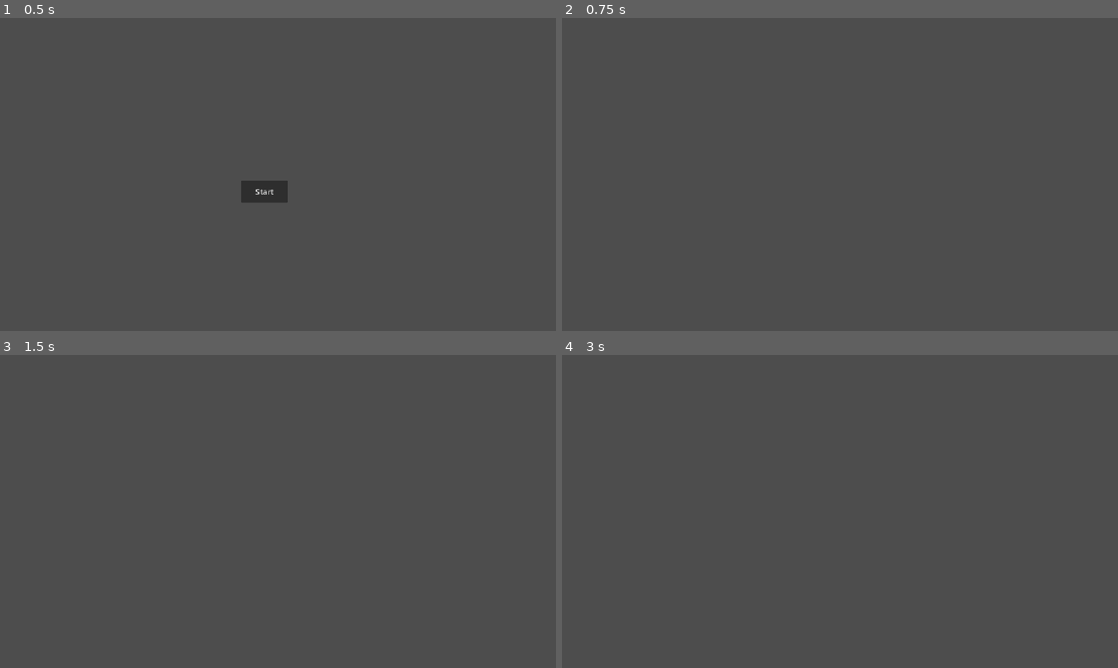
Above: before the commit, frames 1-4 (two rows, left to right).
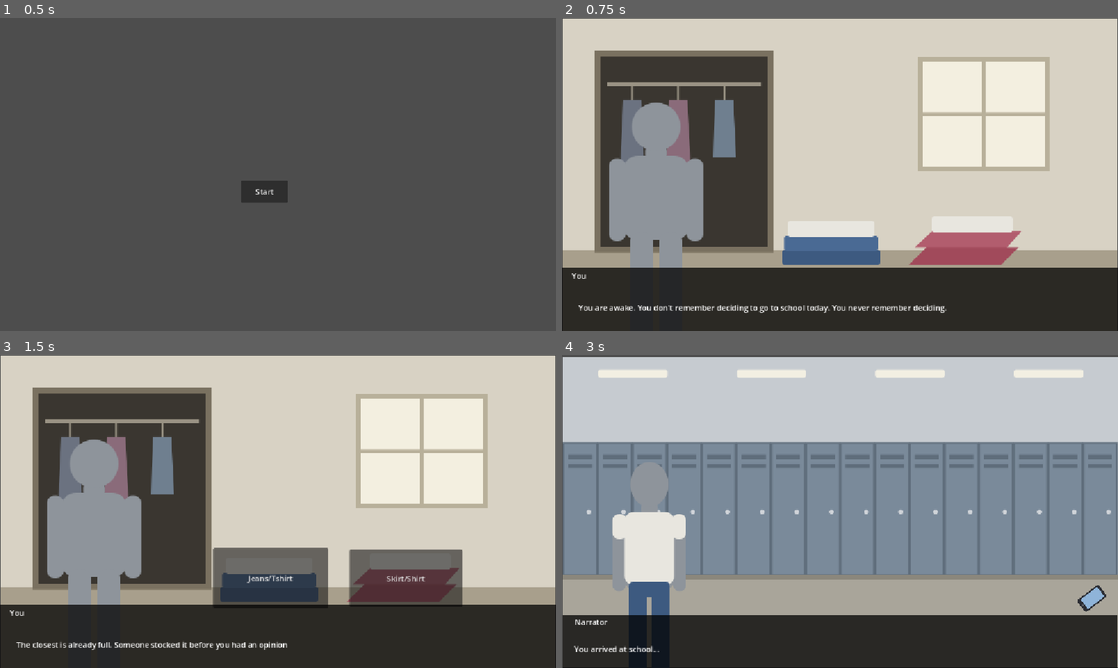
Above: after the commit, the same moments.

Repository: Samsong1018/philosophy
Game: Godot game, scene res://Scenes/main_screen.tscn
Same seed, same stepped clock (60 frames per second), same inputs: the game is played once before the commit and once after it.
Inputs (mouse positions are in pixels of both pictures, inside the frame that each line leads up to):
- Up to frame 1 (0.5 s): no input
- Up to frame 2 (0.75 s): click "Start" at 0.5 s
- Up to frame 3 (1.5 s): tap Enter (ui_accept) at 1.25, 1.35 s
- Up to frame 4 (3 s): tap Enter (ui_accept) at 1.52, 1.82, 2.75, 2.85 s; click (834, 577) at 2 s, where only the run after the commit has a clickable "Jeans/Tshirt"

Frame 1 is identical in both runs. In frame 2, 99% of the frame differs, in the area x 0-100%, y 0-100%; in frame 3, 98%; in frame 4, 99%.

Commit message:
Scenes 1-3

Diff:
--- /dev/null
+++ b/Assets/bg_bathroom_hall_open_boys.svg
@@ -0,0 +1,30 @@
+<svg xmlns="http://www.w3.org/2000/svg" viewBox="0 0 960 540" width="960" height="540">
+<rect width="960" height="540" fill="#d9dde0"/>
+<rect y="0" width="960" height="120" fill="#c6cbd0"/>
+<rect y="410" width="960" height="130" fill="#a9a59a"/>
+<rect y="410" width="960" height="8" fill="#8b877c"/>
+<polygon points="544,410 706,410 780,500 470,500" fill="#f6efcf" opacity="0.35"/>
+<rect x="250" y="120" width="170" height="290" rx="6" fill="#8aa0b5" stroke="#4b5560" stroke-width="6"/>
+<rect x="285" y="150" width="100" height="40" rx="4" fill="#f3f1ea" stroke="#4b5560" stroke-width="3"/>
+<text x="335" y="179" font-family="Arial, sans-serif" font-size="22" font-weight="700" text-anchor="middle" fill="#2b2d33">GIRLS</text>
+<circle cx="395" cy="275" r="7" fill="#d0d4d9"/>
+<rect x="540" y="120" width="170" height="290" fill="#dfe5e8"/>
+<g stroke="#c3ccd1" stroke-width="1.5"><path d="M568 134 L568 378" /><path d="M596 134 L596 378" /><path d="M624 134 L624 378" /><path d="M652 134 L652 378" /><path d="M680 134 L680 378" /><path d="M708 134 L708 378" /><path d="M540 162 L710 162" /><path d="M540 190 L710 190" /><path d="M540 218 L710 218" /><path d="M540 246 L710 246" /><path d="M540 274 L710 274" /><path d="M540 302 L710 302" /><path d="M540 330 L710 330" /><path d="M540 358 L710 358" /></g>
+<rect x="540" y="120" width="170" height="14" fill="#c6cdd2"/>
+<rect x="570" y="124" width="110" height="6" rx="3" fill="#fbf8ea"/>
+<rect x="575" y="150" width="100" height="90" rx="4" fill="#bcd3e3" stroke="#8a9aa6" stroke-width="6"/>
+<path d="M595 236 L635 154" stroke="#e4f0f8" stroke-width="8" opacity="0.7"/>
+<path d="M625 236 L650 184" stroke="#e4f0f8" stroke-width="5" opacity="0.7"/>
+<rect x="622" y="262" width="6" height="26" fill="#9aa4aa"/>
+<rect x="616" y="258" width="22" height="6" rx="3" fill="#9aa4aa"/>
+<ellipse cx="625" cy="294" rx="40" ry="9" fill="#eef2f4" stroke="#aeb6bc" stroke-width="2"/>
+<rect x="560" y="300" width="130" height="16" rx="3" fill="#aeb6bc"/>
+<rect x="570" y="316" width="110" height="62" fill="#c4cbd0"/>
+<rect x="622" y="316" width="6" height="62" fill="#aeb6bc"/>
+<rect x="540" y="378" width="170" height="32" fill="#b7b5aa"/>
+<path d="M540 394 L710 394" stroke="#a3a196" stroke-width="2"/><rect x="696" y="120" width="14" height="290" fill="#000" opacity="0.14"/><rect x="540" y="120" width="170" height="290" fill="none" stroke="#4b5560" stroke-width="6"/>
+<polygon points="710,120 756,98 756,434 710,410" fill="#7d93a8" stroke="#4b5560" stroke-width="6" stroke-linejoin="round"/>
+<circle cx="746" cy="270" r="5" fill="#d0d4d9"/>
+<rect x="575" y="66" width="100" height="34" rx="4" fill="#f3f1ea" stroke="#4b5560" stroke-width="3"/>
+<text x="625" y="90" font-family="Arial, sans-serif" font-size="20" font-weight="700" text-anchor="middle" fill="#2b2d33">BOYS</text>
+</svg>
--- /dev/null
+++ b/Assets/bg_bathroom_hall_open_girls.svg
@@ -0,0 +1,30 @@
+<svg xmlns="http://www.w3.org/2000/svg" viewBox="0 0 960 540" width="960" height="540">
+<rect width="960" height="540" fill="#d9dde0"/>
+<rect y="0" width="960" height="120" fill="#c6cbd0"/>
+<rect y="410" width="960" height="130" fill="#a9a59a"/>
+<rect y="410" width="960" height="8" fill="#8b877c"/>
+<polygon points="254,410 416,410 490,500 180,500" fill="#f6efcf" opacity="0.35"/>
+<rect x="540" y="120" width="170" height="290" rx="6" fill="#8aa0b5" stroke="#4b5560" stroke-width="6"/>
+<rect x="575" y="150" width="100" height="40" rx="4" fill="#f3f1ea" stroke="#4b5560" stroke-width="3"/>
+<text x="625" y="179" font-family="Arial, sans-serif" font-size="22" font-weight="700" text-anchor="middle" fill="#2b2d33">BOYS</text>
+<circle cx="685" cy="275" r="7" fill="#d0d4d9"/>
+<rect x="250" y="120" width="170" height="290" fill="#dfe5e8"/>
+<g stroke="#c3ccd1" stroke-width="1.5"><path d="M278 134 L278 378" /><path d="M306 134 L306 378" /><path d="M334 134 L334 378" /><path d="M362 134 L362 378" /><path d="M390 134 L390 378" /><path d="M418 134 L418 378" /><path d="M250 162 L420 162" /><path d="M250 190 L420 190" /><path d="M250 218 L420 218" /><path d="M250 246 L420 246" /><path d="M250 274 L420 274" /><path d="M250 302 L420 302" /><path d="M250 330 L420 330" /><path d="M250 358 L420 358" /></g>
+<rect x="250" y="120" width="170" height="14" fill="#c6cdd2"/>
+<rect x="280" y="124" width="110" height="6" rx="3" fill="#fbf8ea"/>
+<rect x="285" y="150" width="100" height="90" rx="4" fill="#bcd3e3" stroke="#8a9aa6" stroke-width="6"/>
+<path d="M305 236 L345 154" stroke="#e4f0f8" stroke-width="8" opacity="0.7"/>
+<path d="M335 236 L360 184" stroke="#e4f0f8" stroke-width="5" opacity="0.7"/>
+<rect x="332" y="262" width="6" height="26" fill="#9aa4aa"/>
+<rect x="326" y="258" width="22" height="6" rx="3" fill="#9aa4aa"/>
+<ellipse cx="335" cy="294" rx="40" ry="9" fill="#eef2f4" stroke="#aeb6bc" stroke-width="2"/>
+<rect x="270" y="300" width="130" height="16" rx="3" fill="#aeb6bc"/>
+<rect x="280" y="316" width="110" height="62" fill="#c4cbd0"/>
+<rect x="332" y="316" width="6" height="62" fill="#aeb6bc"/>
+<rect x="250" y="378" width="170" height="32" fill="#b7b5aa"/>
+<path d="M250 394 L420 394" stroke="#a3a196" stroke-width="2"/><rect x="250" y="120" width="14" height="290" fill="#000" opacity="0.14"/><rect x="250" y="120" width="170" height="290" fill="none" stroke="#4b5560" stroke-width="6"/>
+<polygon points="250,120 204,98 204,434 250,410" fill="#7d93a8" stroke="#4b5560" stroke-width="6" stroke-linejoin="round"/>
+<circle cx="214" cy="270" r="5" fill="#d0d4d9"/>
+<rect x="285" y="66" width="100" height="34" rx="4" fill="#f3f1ea" stroke="#4b5560" stroke-width="3"/>
+<text x="335" y="90" font-family="Arial, sans-serif" font-size="20" font-weight="700" text-anchor="middle" fill="#2b2d33">GIRLS</text>
+</svg>
--- a/Scenes/scene_one.tscn
+++ b/Scenes/scene_one.tscn
@@ -1,7 +1,64 @@
 [gd_scene format=3 uid="uid://cf2bs030qnupi"]
 
+[ext_resource type="Texture2D" uid="uid://kwbnh66stwpt" path="res://Assets/bg_closet.svg" id="1_n8bq1"]
+[ext_resource type="Script" uid="uid://cegrbm4vpn8c4" path="res://Scripts/scene_one.gd" id="1_q4gya"]
+[ext_resource type="Texture2D" uid="uid://mmcqr1nrl2sj" path="res://Assets/char_player_base.svg" id="2_q4gya"]
+
 [node name="scene_one" type="Node2D" unique_id=871802485]
+script = ExtResource("1_q4gya")
 
 [node name="Background" type="Sprite2D" parent="." unique_id=593635856]
+position = Vector2(575.5, 324.5)
+scale = Vector2(1.1947917, 1.1944444)
+texture = ExtResource("1_n8bq1")
 
-[node name="Player" type="Sprite2D" parent="." unique_id=1071066252]
+[node name="Player" type="Node2D" parent="." unique_id=311124612]
+position = Vector2(195, 420)
+scale = Vector2(1.58, 1.3166667)
+
+[node name="Body" type="Sprite2D" parent="Player" unique_id=1071066252]
+texture = ExtResource("2_q4gya")
+
+[node name="Clothes" type="Sprite2D" parent="Player" unique_id=617882613]
+
+[node name="masculine" type="Button" parent="." unique_id=1521302358]
+visible = false
+offset_left = 442.0
+offset_top = 400.0
+offset_right = 680.0
+offset_bottom = 524.0
+text = "Jeans/Tshirt"
+
+[node name="feminine" type="Button" parent="." unique_id=1134397912]
+visible = false
+offset_left = 724.0
+offset_top = 403.0
+offset_right = 958.0
+offset_bottom = 522.0
+text = "Skirt/Shirt"
+
+[node name="TextBox" type="ColorRect" parent="." unique_id=642537520]
+offset_top = 517.0
+offset_right = 1155.0
+offset_bottom = 650.0
+color = Color(0, 0, 0, 0.7411765)
+
+[node name="Label" type="Label" parent="TextBox" unique_id=1569217652]
+layout_mode = 0
+offset_left = 34.0
+offset_top = 37.0
+offset_right = 1134.0
+offset_bottom = 129.0
+text = "You are awake. You don't remember deciding to go to school today. You never remember deciding. "
+vertical_alignment = 1
+
+[node name="Speaker" type="Label" parent="TextBox" unique_id=1605352181]
+layout_mode = 0
+offset_left = 20.0
+offset_right = 921.0
+offset_bottom = 34.0
+text = "You"
+vertical_alignment = 1
+
+[connection signal="pressed" from="masculine" to="." method="_on_masculine_pressed"]
+[connection signal="pressed" from="feminine" to="." method="_on_feminine_pressed"]
--- /dev/null
+++ b/Scenes/scene_three.tscn
@@ -0,0 +1,56 @@
+[gd_scene format=3 uid="uid://holpdnvc3k2q"]
+
+[ext_resource type="Texture2D" uid="uid://0vdhjpmn2jpj" path="res://Assets/bg_bathroom_hall.svg" id="1_31ute"]
+[ext_resource type="Script" uid="uid://b87nwty5njk0h" path="res://Scripts/scene_three.gd" id="1_th6ih"]
+
+[node name="scene_three" type="Node2D" unique_id=1924177092]
+script = ExtResource("1_th6ih")
+
+[node name="Background" type="Sprite2D" parent="." unique_id=2120329737]
+position = Vector2(575, 325)
+scale = Vector2(1.1979166, 1.2)
+texture = ExtResource("1_31ute")
+
+[node name="TextBox" type="ColorRect" parent="." unique_id=1692238831]
+offset_left = -2.0
+offset_top = 511.0
+offset_right = 1148.0
+offset_bottom = 651.0
+color = Color(0, 0, 0, 0.75686276)
+
+[node name="Speaker" type="Label" parent="TextBox" unique_id=1294682850]
+layout_mode = 0
+offset_left = 24.0
+offset_top = 6.0
+offset_right = 94.0
+offset_bottom = 47.0
+text = "You"
+vertical_alignment = 1
+
+[node name="Text" type="Label" parent="TextBox" unique_id=450103850]
+layout_mode = 0
+offset_left = 19.0
+offset_top = 52.0
+offset_right = 1123.0
+offset_bottom = 139.0
+text = "I kind of need to use the bathroom... "
+vertical_alignment = 1
+
+[node name="Options" type="Node2D" parent="." unique_id=1134118807]
+
+[node name="Girls" type="Button" parent="Options" unique_id=1721740768]
+offset_left = 293.0
+offset_top = 139.0
+offset_right = 508.0
+offset_bottom = 497.0
+text = "Girls"
+
+[node name="Boys" type="Button" parent="Options" unique_id=104881656]
+offset_left = 645.0
+offset_top = 140.0
+offset_right = 855.0
+offset_bottom = 500.0
+text = "Boys"
+
+[connection signal="pressed" from="Options/Girls" to="." method="_on_girls_pressed"]
+[connection signal="pressed" from="Options/Boys" to="." method="_on_boys_pressed"]
--- /dev/null
+++ b/Scenes/scene_two.tscn
@@ -0,0 +1,136 @@
+[gd_scene format=3 uid="uid://ce2pojaw06ydn"]
+
+[ext_resource type="Script" uid="uid://bv52axsuv2n77" path="res://Scripts/scene_two.gd" id="1_7lx62"]
+[ext_resource type="Texture2D" uid="uid://b0dso3peevpah" path="res://Assets/bg_hallway.svg" id="1_21odi"]
+[ext_resource type="Texture2D" uid="uid://mmcqr1nrl2sj" path="res://Assets/char_player_base.svg" id="2_77a3f"]
+[ext_resource type="Texture2D" uid="uid://bsl1arl7i547b" path="res://Assets/char_dev.svg" id="4_3iljs"]
+[ext_resource type="Texture2D" uid="uid://sauqp0edcsq7" path="res://Assets/prop_phone.svg" id="5_i1xeg"]
+
+[node name="scene_two" type="Node2D" unique_id=876945121]
+script = ExtResource("1_7lx62")
+
+[node name="background" type="Sprite2D" parent="." unique_id=952574972]
+position = Vector2(577.5, 325)
+scale = Vector2(1.196875, 1.1888889)
+texture = ExtResource("1_21odi")
+
+[node name="player" type="Node2D" parent="." unique_id=1993525040]
+position = Vector2(181, 449.99997)
+scale = Vector2(1.23, 1.23)
+
+[node name="body" type="Sprite2D" parent="player" unique_id=612989358]
+texture = ExtResource("2_77a3f")
+
+[node name="clothes" type="Sprite2D" parent="player" unique_id=1827190839]
+
+[node name="dev" type="Node2D" parent="." unique_id=73116987]
+visible = false
+position = Vector2(908, 456)
+scale = Vector2(1.23, 1.23)
+
+[node name="Sprite2D" type="Sprite2D" parent="dev" unique_id=1108160710]
+texture = ExtResource("4_3iljs")
+
+[node name="TextBox" type="ColorRect" parent="." unique_id=410154455]
+offset_left = 3.0
+offset_top = 538.0
+offset_right = 1150.0
+offset_bottom = 648.0
+color = Color(0, 0, 0, 0.75686276)
+
+[node name="Speaker" type="Label" parent="TextBox" unique_id=1792888272]
+layout_mode = 0
+offset_left = 23.0
+offset_right = 1115.0
+offset_bottom = 29.0
+text = "Narrator"
+vertical_alignment = 1
+
+[node name="Text" type="Label" parent="TextBox" unique_id=847709642]
+layout_mode = 0
+offset_left = 22.0
+offset_top = 32.0
+offset_right = 1120.0
+offset_bottom = 109.0
+text = "You arrived at school..."
+vertical_alignment = 1
+
+[node name="responses" type="Node2D" parent="TextBox" unique_id=1734878662]
+position = Vector2(397, 57)
+
+[node name="confirm" type="Button" parent="TextBox/responses" unique_id=1401584064]
+visible = false
+offset_right = 8.0
+offset_bottom = 8.0
+text = "> Yeah."
+
+[node name="deny" type="Button" parent="TextBox/responses" unique_id=2084032138]
+visible = false
+offset_left = 152.0
+offset_top = -1.0
+offset_right = 328.0
+offset_bottom = 30.0
+text = "> Why does it matter?"
+
+[node name="deflect" type="Button" parent="TextBox/responses" unique_id=194528270]
+visible = false
+offset_left = 410.0
+offset_top = -1.0
+offset_right = 607.0
+offset_bottom = 30.0
+text = "> Depends who's asking."
+
+[node name="Yes" type="Button" parent="TextBox/responses" unique_id=113082448]
+visible = false
+offset_left = 129.0
+offset_top = 1.0
+offset_right = 248.0
+offset_bottom = 32.0
+text = "Yes"
+
+[node name="No" type="Button" parent="TextBox/responses" unique_id=138242255]
+visible = false
+offset_left = 288.0
+offset_top = 2.0
+offset_right = 408.0
+offset_bottom = 33.0
+text = "No"
+
+[node name="Accept" type="Button" parent="TextBox/responses" unique_id=1566584516]
+visible = false
+offset_left = 70.0
+offset_top = -9.0
+offset_right = 188.0
+offset_bottom = 27.0
+text = "Accept"
+
+[node name="Rework" type="Button" parent="TextBox/responses" unique_id=585296782]
+visible = false
+offset_left = 225.0
+offset_top = -8.0
+offset_right = 351.0
+offset_bottom = 29.0
+text = "Rework"
+
+[node name="Refuse" type="Button" parent="TextBox/responses" unique_id=1241676352]
+visible = false
+offset_left = 381.0
+offset_top = -5.0
+offset_right = 501.0
+offset_bottom = 29.0
+text = "Refuse"
+
+[node name="Phone" type="Sprite2D" parent="." unique_id=972441823]
+position = Vector2(1098, 504.00006)
+rotation = 0.9194531
+scale = Vector2(0.5, 0.5)
+texture = ExtResource("5_i1xeg")
+
+[connection signal="pressed" from="TextBox/responses/confirm" to="." method="_on_confirm_pressed"]
+[connection signal="pressed" from="TextBox/responses/deny" to="." method="_on_deny_pressed"]
+[connection signal="pressed" from="TextBox/responses/deflect" to="." method="_on_deflect_pressed"]
+[connection signal="pressed" from="TextBox/responses/Yes" to="." method="_on_yes_pressed"]
+[connection signal="pressed" from="TextBox/responses/No" to="." method="_on_no_pressed"]
+[connection signal="pressed" from="TextBox/responses/Accept" to="." method="_on_accept_pressed"]
+[connection signal="pressed" from="TextBox/responses/Rework" to="." method="_on_rework_pressed"]
+[connection signal="pressed" from="TextBox/responses/Refuse" to="." method="_on_refuse_pressed"]
--- /dev/null
+++ b/Scripts/scene_one.gd
@@ -0,0 +1,49 @@
+extends Node2D
+
+var phase = 0
+
+func next():
+	if phase != 1:
+		phase += 1
+		if phase == 1:
+			$TextBox/Label.text = "The closest is already full. Someone stocked it before you had an opinion"
+			$masculine.visible = true
+			$feminine.visible = true
+		if phase == 3:
+			$masculine.visible = false
+			$feminine.visible = false
+			if player.state["reads"]["gender"] == 1:
+				if player.state["reflex_state"] == 1:
+					$TextBox/Label.text = "Your hand went there before you decided."
+				elif player.state["reflex_state"] == 0:
+					$TextBox/Label.text = "Your hand went to the other pile first. You moved it."
+					player.state["friction"] += 1
+			if player.state["reads"]["gender"] == -1:
+				if player.state["reflex_state"] == 0:
+					$TextBox/Label.text = "Your hand went there before you decided."
+				elif player.state["reflex_state"] == 1:
+					$TextBox/Label.text = "Your hand went to the other pile first. You moved it."
+					player.state["friction"] += 1
+		if phase == 4:
+			$TextBox/Speaker.text = "Mother"
+			$TextBox/Label.text = "You look nice. is that what you're wearing today?"
+		if phase == 5:
+			get_tree().change_scene_to_file("res://Scenes/scene_two.tscn")
+
+func _process(delta: float) -> void:
+	if Input.is_action_just_pressed("ui_accept"):
+		next()
+
+func _on_masculine_pressed() -> void:
+	phase += 1
+	player.state["reads"]["gender"] += 1
+	player.state["clothes"] = 1
+	$Player/Clothes.texture = load("res://Assets/char_player_outfit_jeans_tshirt.svg")
+	next()
+
+func _on_feminine_pressed() -> void:
+	phase += 1
+	player.state["reads"]["gender"] -= 1
+	player.state["clothes"] = 0
+	$Player/Clothes.texture = load("res://Assets/char_player_outfit_skirt_tshirt.svg")
+	next()
--- /dev/null
+++ b/Scripts/scene_three.gd
@@ -0,0 +1,25 @@
+extends Node2D
+
+var phase = 1
+
+func next():
+	if phase != 1:
+		phase += 1
+
+func _ready() -> void:
+	if player.state.gender >= 2:
+		$Background.texture = load("res://Assets/bg_bathroom_hall_open_boys.svg")
+	elif player.state.gender <= -2:
+		$Background.texture = load("res://Assets/bg_bathroom_hall_open_girls.svg")
+
+func _on_girls_pressed() -> void:
+	phase += 1
+	next()
+
+func _on_boys_pressed() -> void:
+	phase += 1
+	next()
+
+func _process(delta: float) -> void:
+	if Input.is_action_just_pressed("ui_accept"):
+		next()
--- /dev/null
+++ b/Scripts/scene_two.gd
@@ -0,0 +1,113 @@
+extends Node2D
+
+var phase = 1
+
+func next():
+	print(phase)
+	if phase != 2 and phase != 5 and phase != 7:
+		phase += 1
+		if phase == 2:
+			$dev.visible = true
+			$TextBox/Speaker.text = "Dev"
+			$TextBox/responses/confirm.visible = true
+			$TextBox/responses/deny.visible = true
+			$TextBox/responses/deflect.visible = true
+
+			if player.state["reads"]["gender"] >= 1:
+				$TextBox/Text.text = "You're on the guys' side, yeah?"
+			elif player.state["reads"]["gender"] <= -1:
+				$TextBox/Text.text = "Oh, you're sitting with girls at lunch, right?"
+			else:
+				$TextBox/Text.text = "Oh, I can't tell. weird."
+		if phase == 4:
+			phase += 1
+			$dev.visible = false
+			$TextBox/responses/confirm.visible = false
+			$TextBox/responses/deny.visible = false
+			$TextBox/responses/deflect.visible = false
+			$TextBox/responses/Yes.visible = true
+			$TextBox/responses/No.visible = true
+			$TextBox/Speaker.text = "You"
+			$TextBox/Text.text = "You notice a phone laying on the ground. Do you pick it up?"
+		if phase == 7:
+			if abs(player.state["reads"]["gender"]) >= 2:
+				$TextBox/responses/No.visible = false
+				$TextBox/responses/Yes.visible = false
+				$TextBox/responses/Accept.visible = true
+				$TextBox/responses/Rework.visible = true
+				$TextBox/responses/Refuse.visible = true
+				$dev.visible = false
+				$TextBox/Speaker.text = "???"
+				var tag = ""
+				if player.state["reads"]["gender"] >= 2:
+					tag = "boy"
+				if player.state["reads"]["gender"] <= -2:
+					tag = "girl"
+				$TextBox/Text.text = "You just recieved a new tag: " + tag + ". Do you choose to accept?"
+			else:
+				get_tree().change_scene_to_file("res://Scenes/scene_three.tscn")
+
+func _ready() -> void:
+	if player.state["clothes"] == 1:
+		$player/clothes.texture = load("res://Assets/char_player_outfit_jeans_tshirt.svg")
+	elif player.state["clothes"] == 0:
+		$player/clothes.texture = load("res://Assets/char_player_outfit_skirt_tshirt.svg")
+
+func _process(delta: float) -> void:
+	if Input.is_action_just_pressed("ui_accept"):
+		next()
+
+func _on_confirm_pressed() -> void:
+	if player.state["reads"]["gender"] == 1:
+		player.state["reads"]["gender"] += 1
+	elif player.state["reads"]["gender"] == -1:
+		player.state["reads"]["gender"] -= 1
+	phase +=1
+	$TextBox/responses/confirm.visible = false
+	$TextBox/responses/deny.visible = false
+	$TextBox/responses/deflect.visible = false
+	$TextBox/Text.text = "Cool."
+
+func _on_deny_pressed() -> void:
+	player.state["reads"]["belong"] -= 1
+	player.state["reads"]["conduct"] -= 1
+	player.state["friction"] += 1
+	phase += 1
+	$TextBox/responses/confirm.visible = false
+	$TextBox/responses/deny.visible = false
+	$TextBox/responses/deflect.visible = false
+	$TextBox/Text.text = "*Shrugs* It doesn't. I was just asking"
+
+func _on_deflect_pressed() -> void:
+	$TextBox/Text.text = "Okay"
+	$TextBox/responses/confirm.visible = false
+	$TextBox/responses/deny.visible = false
+	$TextBox/responses/deflect.visible = false
+	phase += 1
+
+func _on_yes_pressed() -> void:
+	player.state.phone = true
+	$Phone.visible = false
+	phase += 1
+	next()
+
+func _on_no_pressed() -> void:
+	player.state.phone = false
+	phase += 1
+	next()
+
+func _on_accept_pressed() -> void:
+	if player.state["reads"]["gender"] >= 2:
+		player.state["tags"].append("boy")
+	if player.state["reads"]["gender"] <= -2:
+		player.state["tags"].append("girl")
+
+	get_tree().change_scene_to_file("res://Scenes/scene_three.tscn")
+
+func _on_rework_pressed() -> void:
+	player.state["reads"]["gender"] /= 2
+	get_tree().change_scene_to_file("res://Scenes/scene_three.tscn")
+
+func _on_refuse_pressed() -> void:
+	player.state["reads"]["gender"] /= 2
+	get_tree().change_scene_to_file("res://Scenes/scene_three.tscn")
--- a/Scripts/you.gd
+++ b/Scripts/you.gd
@@ -7,8 +7,14 @@
 		"conduct": 0,
 		"belong": 0
 	},
+	"phone": false,
+	"clothes": 0,
 	"friction": 0,
 	"tags": [],
 	"accounts": [],
-	"actions": []
+	"actions": [],
+	"reflex_state": 0
 }
+
+func _ready() -> void:
+	state["reflex_state"] = randi_range(0, 1)
Not shown, added: Assets/bg_bathroom_hall.svg.import
Not shown, added: Assets/bg_bathroom_hall_open_boys.svg.import
Not shown, added: Assets/bg_bathroom_hall_open_girls.svg.import
Not shown, added: Assets/bg_cafeteria.svg.import
Not shown, added: Assets/bg_classroom.svg.import
Not shown, added: Assets/bg_closet.svg.import
Not shown, added: Assets/bg_god.svg.import
Not shown, added: Assets/bg_hallway.svg.import
Not shown, added: Assets/char_alvarez.svg.import
Not shown, added: Assets/char_alvarez_blank.svg.import
Not shown, added: Assets/char_dev.svg.import
Not shown, added: Assets/char_dev_blank.svg.import
(and 16 more such lines)
